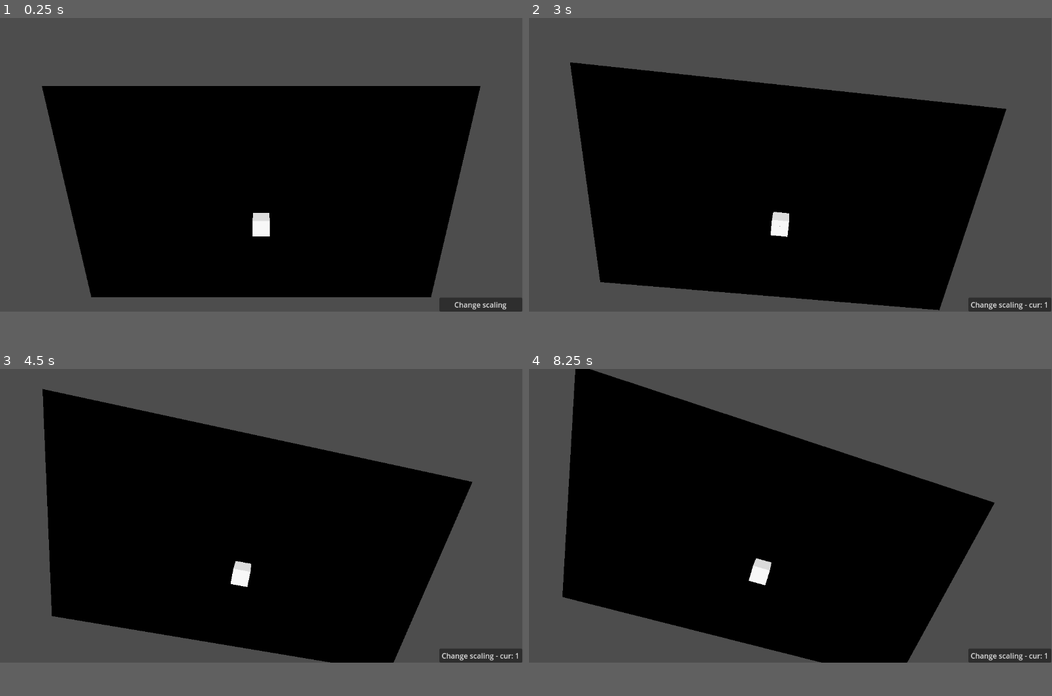
Above: before the commit, frames 1-4 (two rows, left to right).
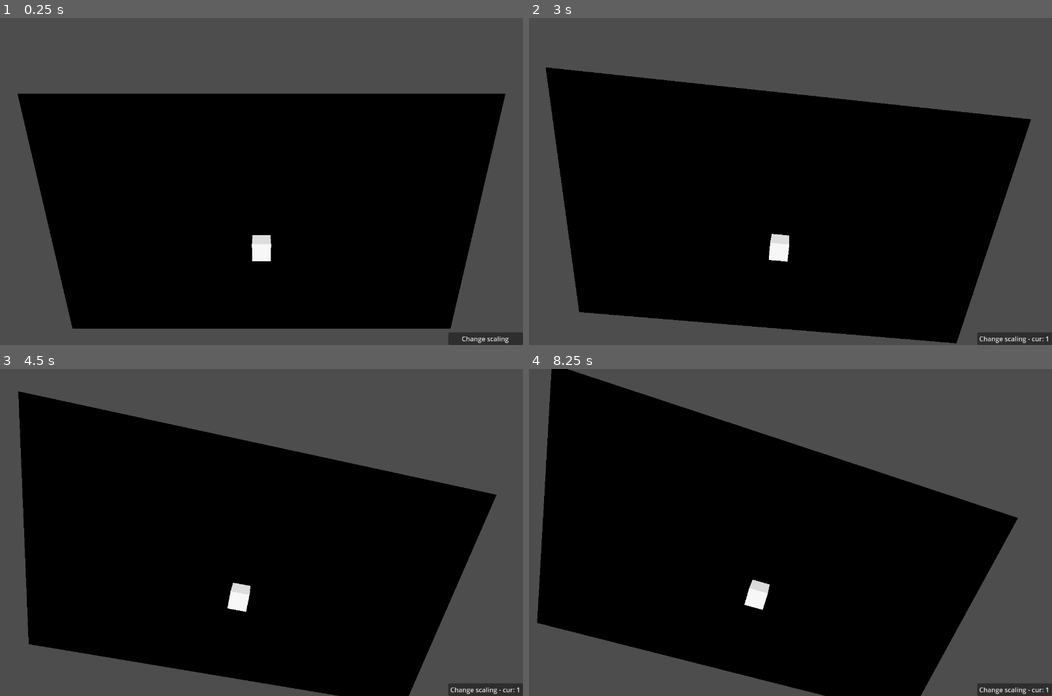
Above: after the commit, the same moments.

Repository: Wiggles-nextGen/wng-game
Game: Godot game, scene res://test/control.tscn
Same seed, same stepped clock (60 frames per second), same inputs: the game is played once before the commit and once after it. The engine's default icon, where the game draws it, is replaced by a stand-in: a white triangle on a blue panel in a dark square.
Inputs (mouse positions are in pixels of both pictures, inside the frame that each line leads up to):
- Up to frame 1 (0.25 s): no input
- Up to frame 2 (3 s): click "Change scaling" at 0.5 s; click "Change scaling - cur: 0.75" at 1.25 s; click "Change scaling - cur: 1" at 2 s; tap Enter at 2.75 s; move the mouse to (905, 148) at 2.77 s; hold Up (ui_up) from 2.78 s (still down); click (905, 148) at 2.92 s
- Up to frame 3 (4.5 s): tap Space at 3.5 s; move the mouse to (156, 529) at 3.52 s; release Up (ui_up) at 3.53 s; tap Enter at 4.25 s; move the mouse to (313, 450) at 4.27 s; hold Up (ui_up) from 4.28 s (still down)
- Up to frame 4 (8.25 s): tap Space at 5, 6.5 s; move the mouse to (764, 575) at 5.02 s; click (764, 575) at 5.17 s; tap Enter at 5.75 s; move the mouse to (947, 558) at 5.77 s; release Up (ui_up) at 5.78 s; move the mouse to (633, 470) at 6.52 s; move the mouse to (816, 516) at 7.27 s; click (816, 516) at 7.42 s; move the mouse to (712, 440) at 8.02 s; hold Up (ui_up) from 8.03 s (still down)
In our replay, the window is 799x449 before the commit and 800x500 after it. These sizes can differ from the game's own. Grey fills any space a smaller window leaves; there, only what the larger window draws over its background counts as a difference.

The runs differ from the first frame. In frame 1, 17% of the frame differs, in the area x 3-100%, y 20-100%; in frame 2, 17%, in the area x 3-100%, y 13-100%; in frame 3, 17%; in frame 4, 17%.

Commit message:
Use SteamDeck resolution as default

Diff:
--- a/game/project.godot
+++ b/game/project.godot
@@ -15,6 +15,11 @@
 config/features=PackedStringArray("4.2")
 config/icon="res://icon.png"
 
+[display]
+
+window/size/viewport_width=1280
+window/size/viewport_height=800
+
 [internationalization]
 
 locale/translations=PackedStringArray("res://translations/ui_menu.de.translation", "res://translations/ui_menu.en.translation")
